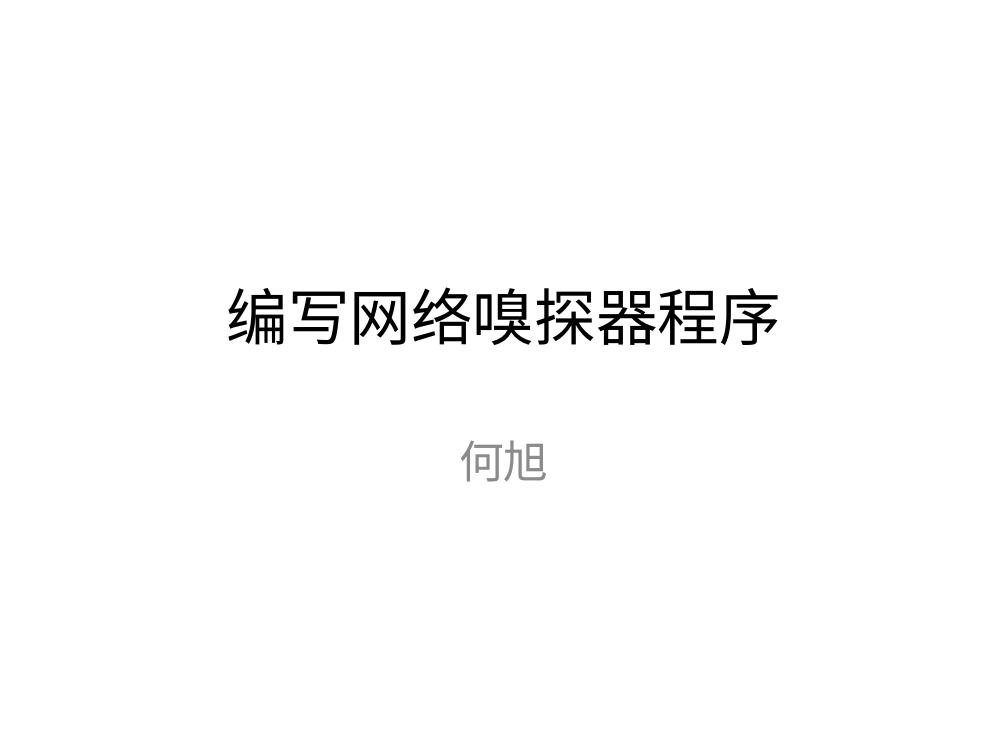
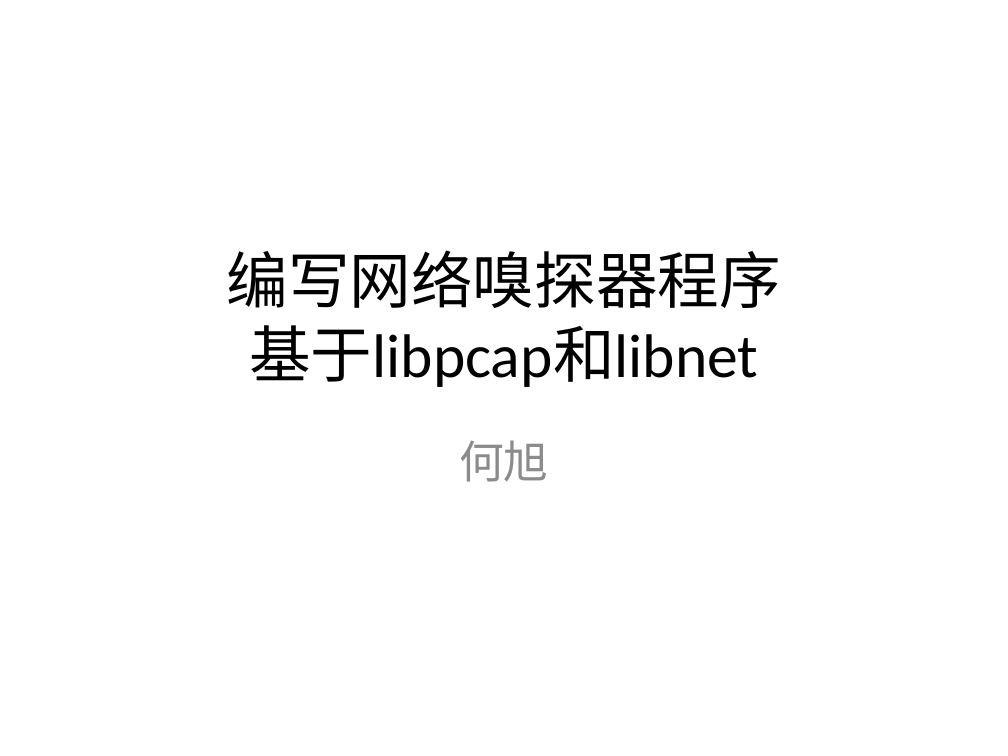
Before and after one commit to hexu1985/doc, a slide deck: slide 1 of sniffer/编写网络嗅探器程序.pptx. Drawn at 1008x756 pixels with LibreOffice and Linux fonts; fonts in the diff are those of the drawing. Boxes give left, top, right and bottom in pixels: in the first picture for what was removed or moved away, otherwise in the second. Text is boxed around its words. In the diff, an @@ line names an element or a change of style, - is before the commit and + after.

Commit message:
更新sniffer/编写网络嗅探器程序.pptx

```diff
--- a/sniffer/编写网络嗅探器程序.pptx
+++ b/sniffer/编写网络嗅探器程序.pptx
@@ title at [227, 250, 781, 387]: text changed @@
-编写网络嗅探器程序
+编写网络嗅探器程序
+基于libpcap和libnet
```
Also in this commit, not shown: 1 other slide changed, 5 slides added.
